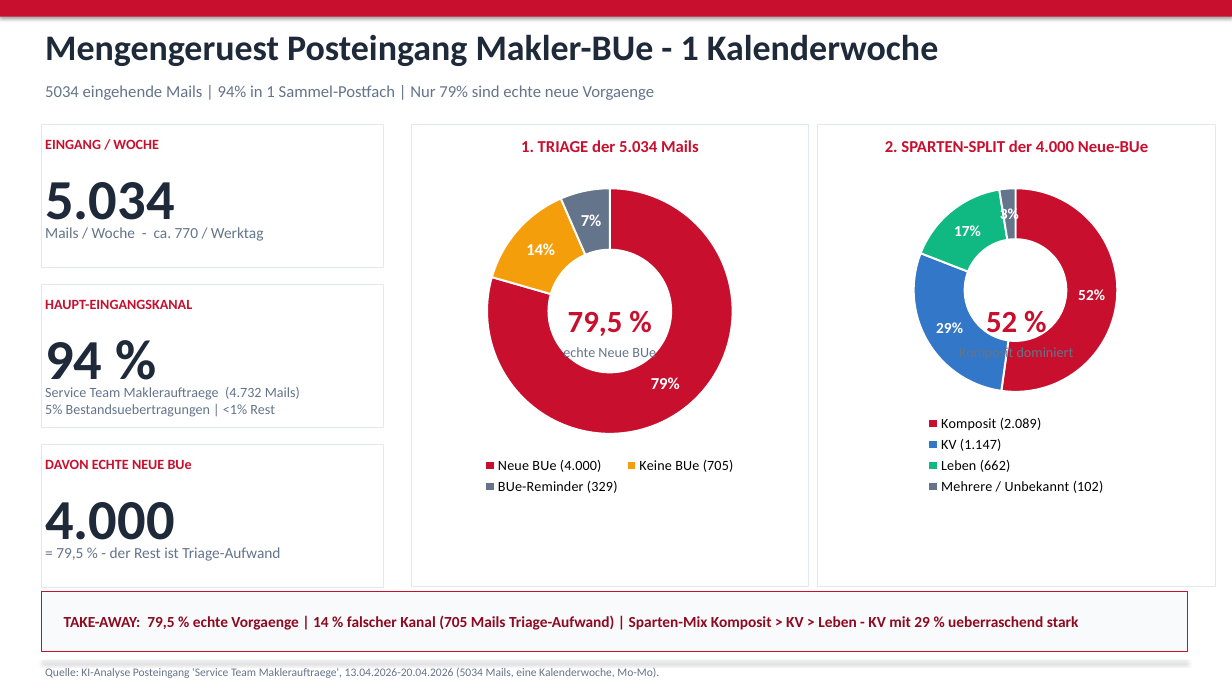
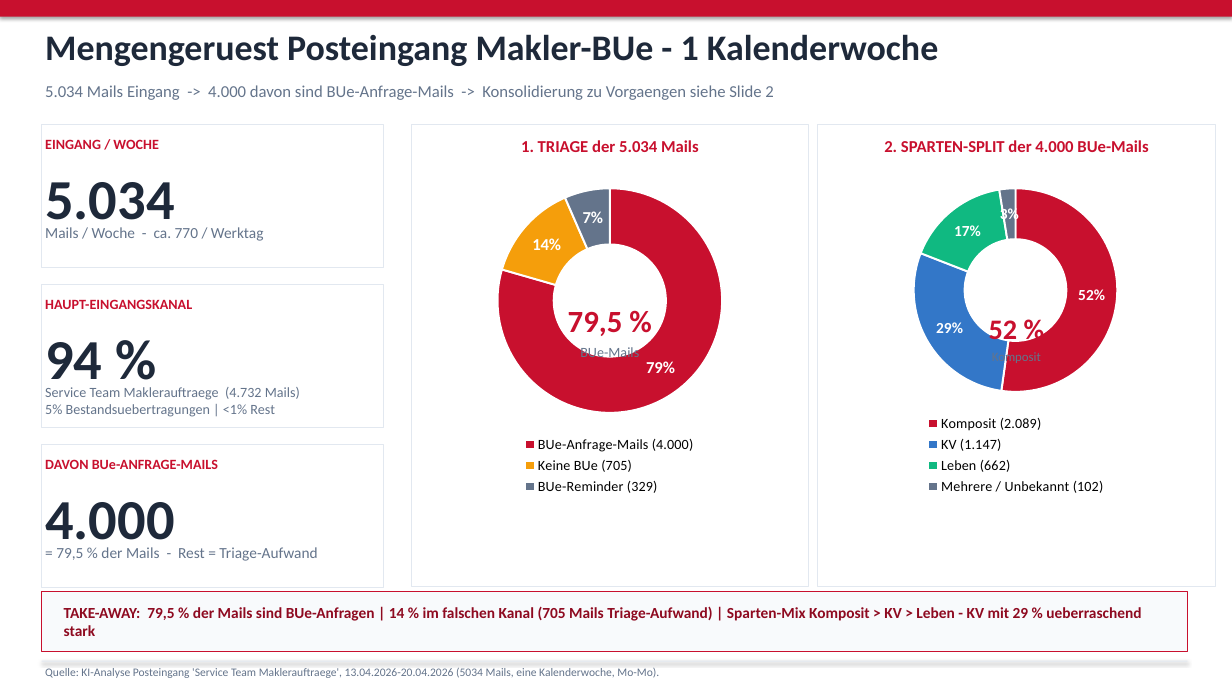
Before and after one commit to brenneisen-e/emailimport, a slide deck: slide 1 of ERGO-Mengengeruest-2Slides.pptx. Drawn at 1232x693 pixels with LibreOffice and Linux fonts; fonts in the diff are those of the drawing. Boxes give left, top, right and bottom in pixels: in the first picture for what was removed or moved away, otherwise in the second. Text is boxed around its words. In the diff, an @@ line names an element or a change of style, - is before the commit and + after.

```diff
--- a/ERGO-Mengengeruest-2Slides.pptx
+++ b/ERGO-Mengengeruest-2Slides.pptx
@@ text at (45, 85, 773, 100): text changed @@
-5034 eingehende Mails | 94% in 1 Sammel-Postfach | Nur 79% sind echte neue Vorgaenge
+5.034 Mails Eingang -> 4.000 davon sind BUe-Anfrage-Mails -> Konsolidierung zu Vorgaengen siehe Slide 2
@@ text at (884, 140, 1148, 152): text changed @@
-2. SPARTEN-SPLIT der 4.000 Neue-BUe
+2. SPARTEN-SPLIT der 4.000 BUe-Mails
@@ doughnut chart at (430, 176, 790, 499) @@
-categories: Neue BUe (4.000), Keine BUe (705), BUe-Reminder (329)
+categories: BUe-Anfrage-Mails (4.000), Keine BUe (705), BUe-Reminder (329)
@@ text "52 %": place and size @@
-text "52 %" at (986, 311, 1017, 341)
+text "52 %" at (989, 320, 1018, 346)
@@ text "52 %" at (989, 320, 1018, 346): size 24 to 22 pt @@
@@ text at (580, 345, 639, 361): text changed @@
-echte Neue BUe
+BUe-Mails
@@ text at (992, 350, 1041, 365): text changed; size 11 to 10 pt @@
-Komposit dominiert
+Komposit
@@ text at (45, 459, 218, 469): text changed @@
-DAVON ECHTE NEUE BUe
+DAVON BUe-ANFRAGE-MAILS
@@ text at (56, 547, 317, 561): text changed @@
-= 79,5 % - der Rest ist Triage-Aufwand
+= 79,5 % der Mails - Rest = Triage-Aufwand
@@ text at (64, 606, 1141, 636): text changed @@
-TAKE-AWAY: 79,5 % echte Vorgaenge | 14 % falscher Kanal (705 Mails Triage-Aufwand) | Sparten-Mix Komposit > KV > Leben - KV mit 29 % ueberraschend stark
+TAKE-AWAY: 79,5 % der Mails sind BUe-Anfragen | 14 % im falschen Kanal (705 Mails Triage-Aufwand) | Sparten-Mix Komposit > KV > Leben - KV mit 29 % ueberraschend stark
```
Also in this commit, not shown: 1 other slide changed.
